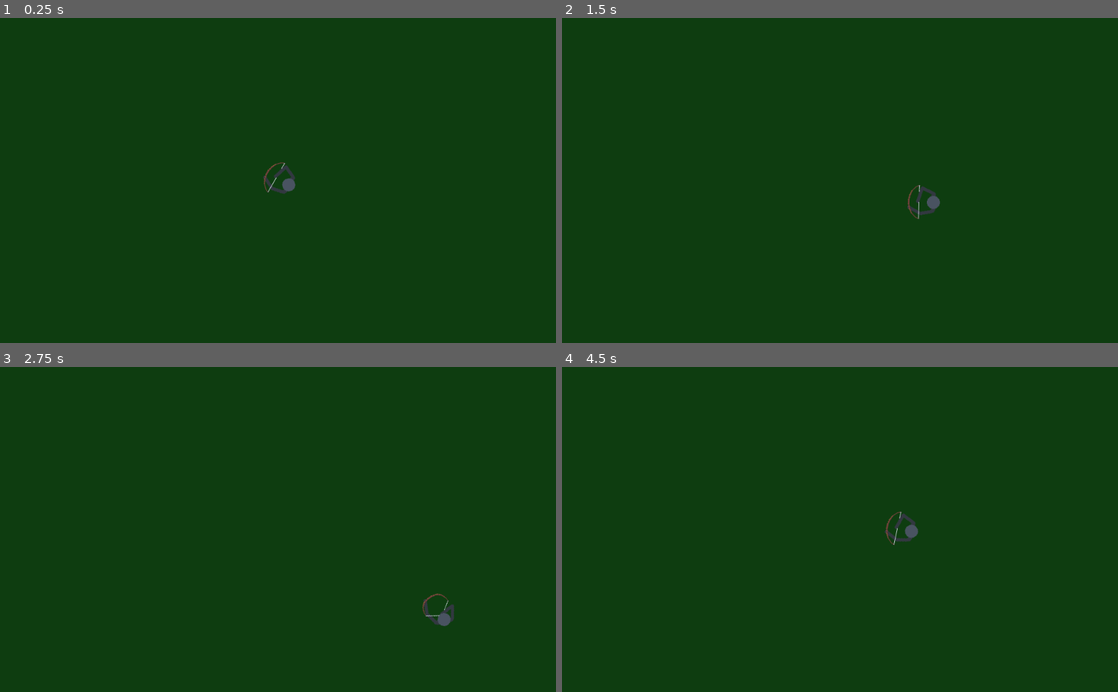
Above: before the commit, frames 1-4 (two rows, left to right).
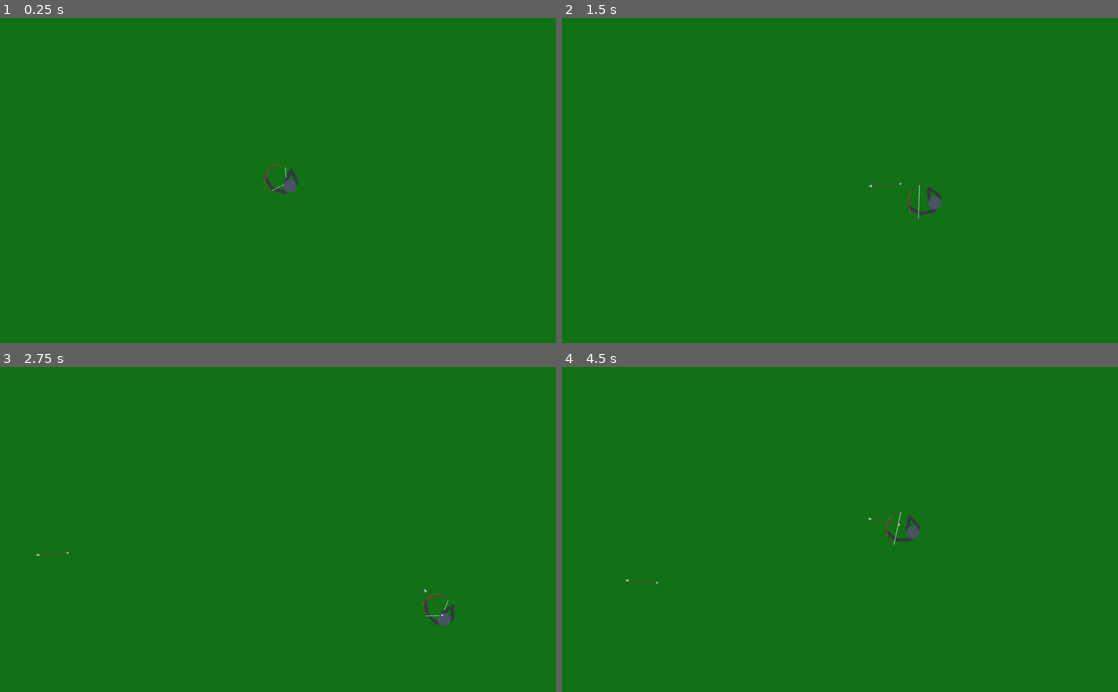
Above: after the commit, the same moments.

Repository: MichaelReel/Top-Down-Controls
Game: Godot game, scene res://Scene2D.tscn
Two runs of this game, one before a commit and one after it. Both use one fixed random seed, a clock stepped at 60 frames per second and the inputs below.
Inputs (mouse positions are in pixels of both pictures, inside the frame that each line leads up to):
- Up to frame 1 (0.25 s): no input
- Up to frame 2 (1.5 s): tap Enter at 0.5 s; move the mouse to (962, 164) at 0.52 s; press the mouse at (962, 164) at 0.53 s; hold Right (ui_right) 0.53-1.28 s; move the mouse to (728, 196) at 1.27 s; release the mouse at (728, 196) at 1.28 s; hold Down (ui_down) from 1.28 s (still down); right-click (728, 196) at 1.35 s
- Up to frame 3 (2.75 s): move the mouse to (333, 458) at 2.02 s; release Down (ui_down) at 2.03 s; press the mouse at (333, 458) at 2.03 s; hold Right (ui_right) from 2.03 s (still down)
- Up to frame 4 (4.5 s): move the mouse to (812, 594) at 2.77 s; release Right (ui_right) at 2.78 s; release the mouse at (812, 594) at 2.78 s; hold Up (ui_up) 2.78-3.53 s; right-click (812, 594) at 2.85 s; move the mouse to (1006, 578) at 3.52 s; press the mouse at (1006, 578) at 3.53 s; hold Left (ui_left) from 3.53 s (still down); move the mouse to (673, 480) at 4.27 s; release the mouse at (673, 480) at 4.28 s; right-click (673, 480) at 4.35 s

The runs differ from the first frame. In frame 1, 100% of the frame differs, in the area x 0-100%, y 0-100%; in frame 2, 100%; in frame 3, 100%; in frame 4, 100%.

Commit message:
Show arrow about to be shot.

Diff:
--- a/Scene2D.tscn
+++ b/Scene2D.tscn
@@ -14,7 +14,7 @@
 [node name="BackgroundColor" type="ColorRect" parent="."]
 margin_right = 1024.0
 margin_bottom = 600.0
-color = Color( 0.0588235, 0.243137, 0.0666667, 1 )
+color = Color( 0.0705882, 0.447059, 0.0862745, 1 )
 __meta__ = {
 "_edit_use_anchors_": false
 }
--- a/archer/Arrow.gd
+++ b/archer/Arrow.gd
@@ -4,9 +4,11 @@
 const LIFE_TIME = 3.0
 var life := LIFE_TIME
 
+export (bool) var flying := false
+
 func _physics_process(delta):
-	position += transform.x * SPEED * delta
-
-	life -= delta
-	if life < 0.0:
-		self.queue_free()
+	if flying:
+		position += transform.x * SPEED * delta
+		life -= delta
+		if life < 0.0:
+			self.queue_free()
--- a/archer/PlayerControlledCharacter.gd
+++ b/archer/PlayerControlledCharacter.gd
@@ -5,6 +5,7 @@
 const SPEED = 200
 onready var sprite := $AnimatedSprite
 onready var anim := $AnimatedSprite/AnimationPlayer
+onready var ammo_slot := $AnimatedSprite/Ammo
 
 var bow_draw := false
 var bow_taut := false
@@ -24,9 +25,11 @@
 	# Rotate the sprite (but not the collision shape)
 	if clicks["a"]:
 		if bow_draw == false and bow_taut == false:
+			_load_arrow()
+			anim.play("draw")
 			bow_draw = true
-			anim.play("draw")
 	elif bow_draw:
+		_drop_arrow()
 		anim.play("look")
 		bow_draw = false
 	elif bow_taut:
@@ -55,7 +58,21 @@
 		"b" : Input.is_action_pressed("click_b"),
 	}
 
+func _load_arrow():
+	var arrow = Arrow.instance()
+#	arrow.set_enabled(false)
+	ammo_slot.add_child(arrow)
+
+func _drop_arrow():
+	var arrow := ammo_slot.get_child(0)
+	ammo_slot.remove_child(arrow)
+	arrow.queue_free()
+
 func _fire_arrow():
-	var arrow = Arrow.instance()
+	var arrow := ammo_slot.get_child(0)
+	var arrow_transform = arrow.global_transform
+	ammo_slot.remove_child(arrow)
 	owner.add_child(arrow)
 	arrow.set_transform(sprite.global_transform)
+#	arrow.set_flying(true)
+	arrow.flying = true
--- a/archer/PlayerControlledCharacter.tscn
+++ b/archer/PlayerControlledCharacter.tscn
@@ -19,6 +19,7 @@
 
 [sub_resource type="Animation" id=3]
 resource_name = "draw"
+length = 0.6
 tracks/0/type = "value"
 tracks/0/path = NodePath(".:frame")
 tracks/0/interp = 1
@@ -30,6 +31,18 @@
 "transitions": PoolRealArray( 1, 1, 1 ),
 "update": 1,
 "values": [ 1, 2, 3 ]
+}
+tracks/1/type = "value"
+tracks/1/path = NodePath("Ammo:position")
+tracks/1/interp = 1
+tracks/1/loop_wrap = true
+tracks/1/imported = false
+tracks/1/enabled = true
+tracks/1/keys = {
+"times": PoolRealArray( 0, 0.3, 0.6 ),
+"transitions": PoolRealArray( 1, 1, 1 ),
+"update": 0,
+"values": [ Vector2( 36, 0 ), Vector2( 22, 0 ), Vector2( 18, 0 ) ]
 }
 
 [sub_resource type="Animation" id=4]
@@ -47,6 +60,18 @@
 "update": 1,
 "values": [ 0 ]
 }
+tracks/1/type = "value"
+tracks/1/path = NodePath("Ammo:position")
+tracks/1/interp = 1
+tracks/1/loop_wrap = true
+tracks/1/imported = false
+tracks/1/enabled = true
+tracks/1/keys = {
+"times": PoolRealArray( 0 ),
+"transitions": PoolRealArray( 1 ),
+"update": 0,
+"values": [ Vector2( 36, 0 ) ]
+}
 
 [sub_resource type="Animation" id=5]
 resource_name = "loose"
@@ -62,6 +87,18 @@
 "update": 1,
 "values": [ 4, 0 ]
 }
+tracks/1/type = "value"
+tracks/1/path = NodePath("Ammo:position")
+tracks/1/interp = 1
+tracks/1/loop_wrap = true
+tracks/1/imported = false
+tracks/1/enabled = true
+tracks/1/keys = {
+"times": PoolRealArray( 0 ),
+"transitions": PoolRealArray( 1 ),
+"update": 0,
+"values": [ Vector2( 36, 0 ) ]
+}
 
 [node name="PlayerControlledCharacter" type="KinematicBody2D"]
 script = ExtResource( 1 )
@@ -70,9 +107,14 @@
 shape = SubResource( 1 )
 
 [node name="AnimatedSprite" type="AnimatedSprite" parent="."]
+z_index = 2
 frames = SubResource( 2 )
+frame = 3
 
 [node name="AnimationPlayer" type="AnimationPlayer" parent="AnimatedSprite"]
 anims/draw = SubResource( 3 )
 anims/look = SubResource( 4 )
 anims/loose = SubResource( 5 )
+
+[node name="Ammo" type="Node2D" parent="AnimatedSprite"]
+position = Vector2( 18, 0 )
